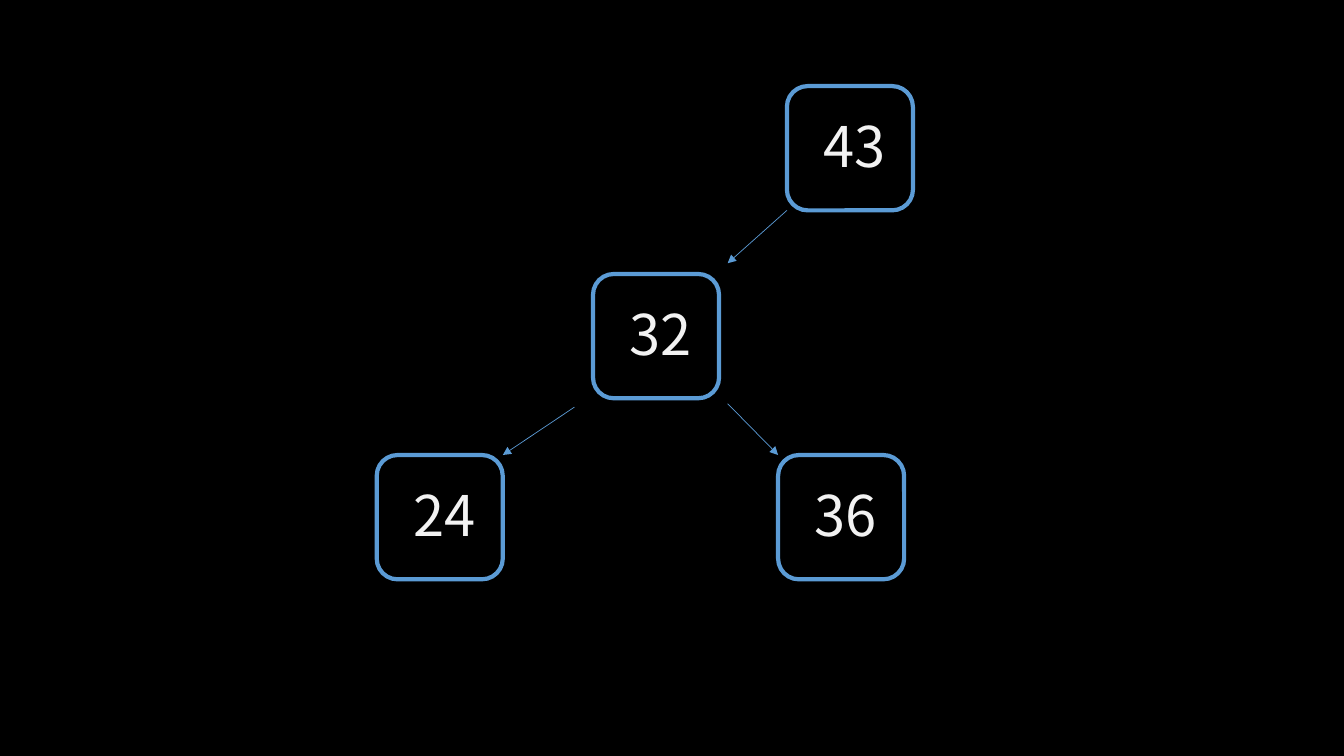
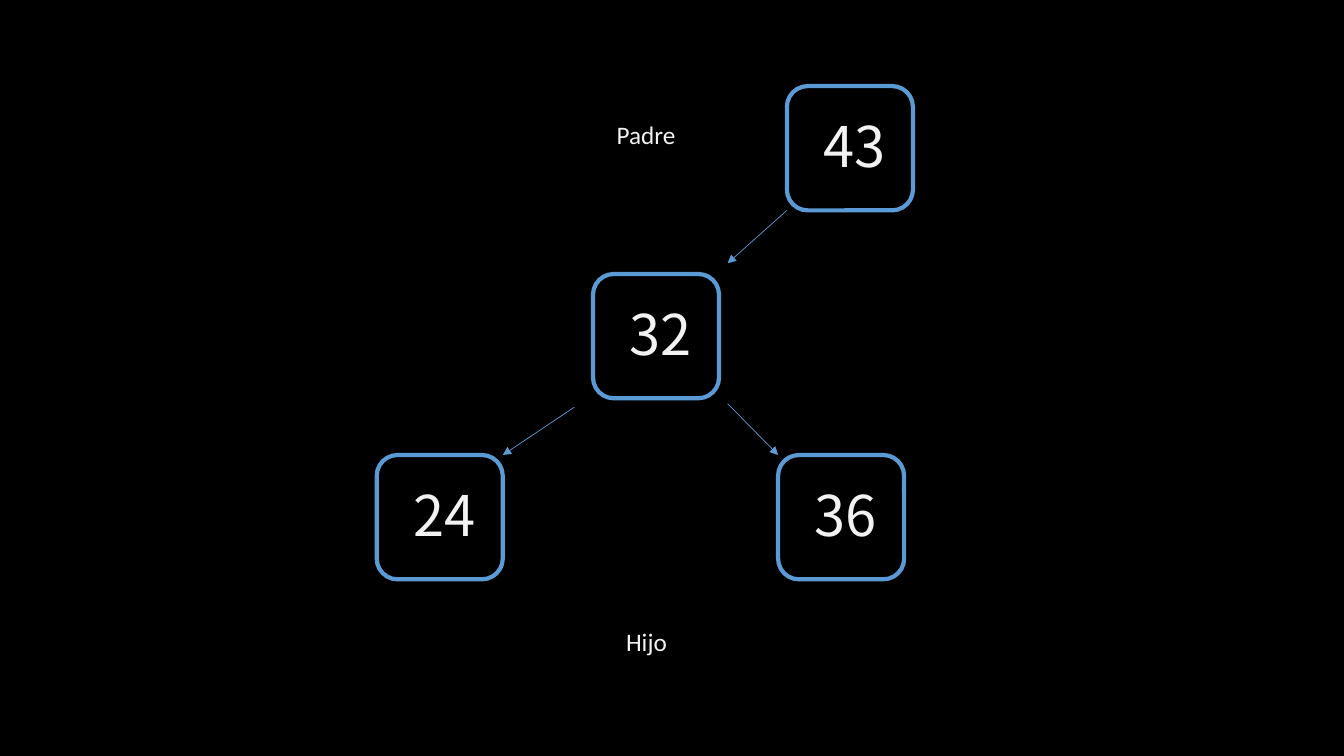
Before and after one commit to jcontrolresearch/DataStructure, a slide deck: slide 4 of Documents/[4]Arboles_binarios-Recorrido.pptx. Drawn at 1344x756 pixels with LibreOffice and Linux fonts; fonts in the diff are those of the drawing. Boxes give left, top, right and bottom in pixels: in the first picture for what was removed or moved away, otherwise in the second. Text is boxed around its words. In the diff, an @@ line names an element or a change of style, - is before the commit and + after.

```diff
--- a/Documents/[4]Arboles_binarios-Recorrido.pptx
+++ b/Documents/[4]Arboles_binarios-Recorrido.pptx
@@ text added at <box>617,126,676,144</box>, 18 pt, text #F2F2F2 @@
+Padre
@@ text added at <box>626,633,667,656</box>, 18 pt, text #F2F2F2 @@
+Hijo
```
Also in this commit, not shown: 1 other slide changed, 22 slides added.
